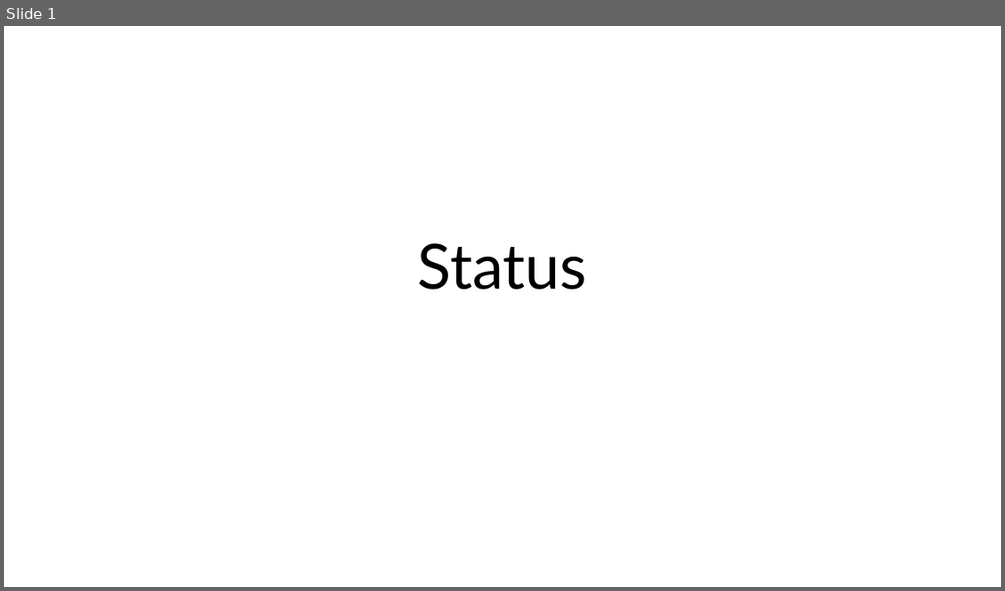
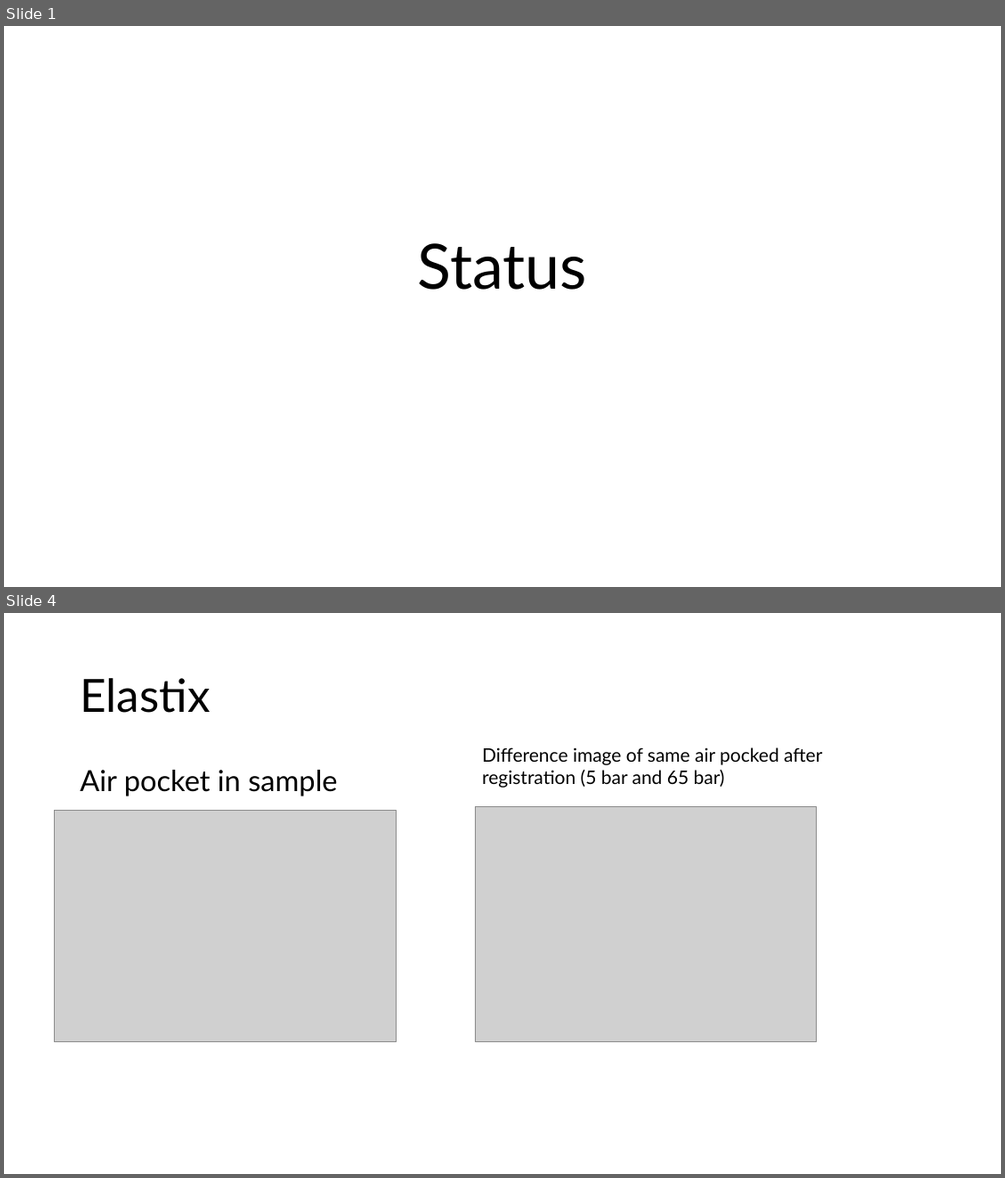
Before and after one commit to andreasaspe/MicroCracks, a slide deck: Meeting_Anders_Isaac_21_10_24/Status.pptx. Shown one above the other, each under a label of ours: slide 1 before the commit, slides 1 and 4 after it; the slides between them are not shown. The pictures are 1005x591 and 1005x1178 pixels, drawn with LibreOffice and Linux fonts; fonts in the diff are those of the drawing; grey boxes stand for pictures. Boxes give left, top, right and bottom in pixels: in the first picture for what was removed or moved away, otherwise in the second. Text is boxed around its words. In the diff, an @@ line names an element or a change of style, - is before the commit and + after.

```diff
--- a/Meeting_Anders_Isaac_21_10_24/Status.pptx
+++ b/Meeting_Anders_Isaac_21_10_24/Status.pptx
@@ slide 4 added at box(4, 613, 1001, 1174), background #FFFFFF @@
@@ title added at box(80, 678, 210, 713), 44 pt, text #000000 @@
+Elastix
@@ text added at box(80, 770, 337, 796), 28 pt, text #000000 @@
+Air pocket in sample
@@ text added at box(482, 747, 822, 787), 18 pt, text #000000 @@
+Difference image of same air pocked after registration (5 bar and 65 bar)
@@ picture added at box(55, 810, 396, 1041) @@
@@ picture added at box(475, 807, 817, 1041) @@
```
Also in this commit, not shown: 1 slide changed, 2 other slides added, 3 other files.
